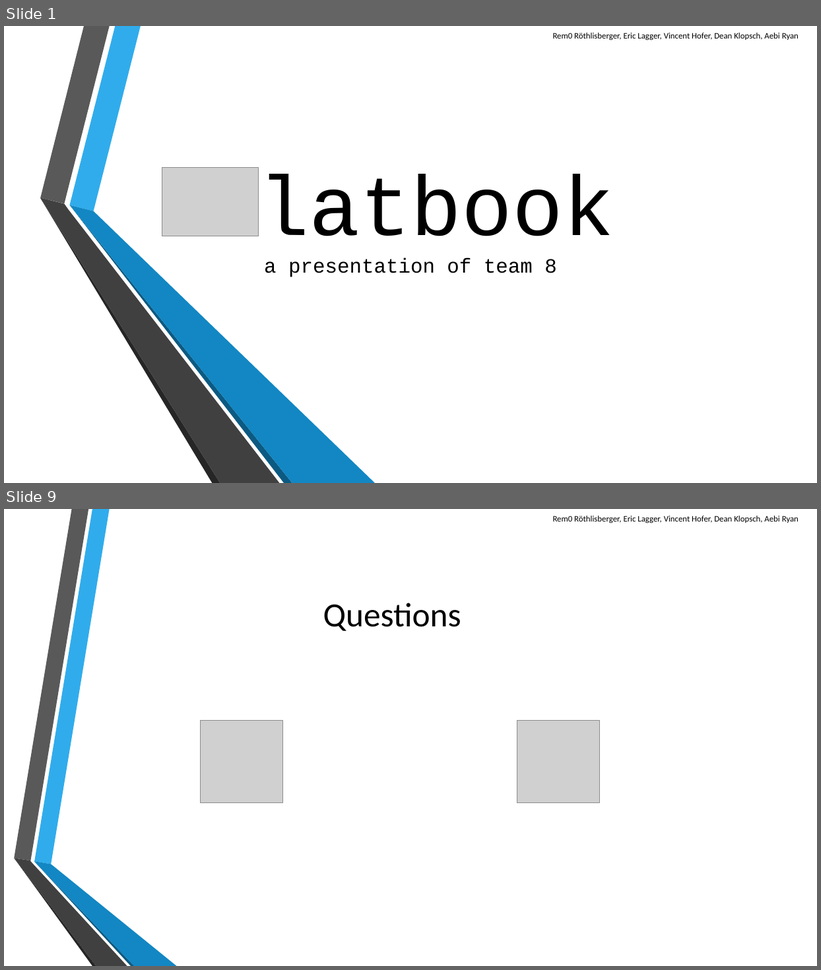
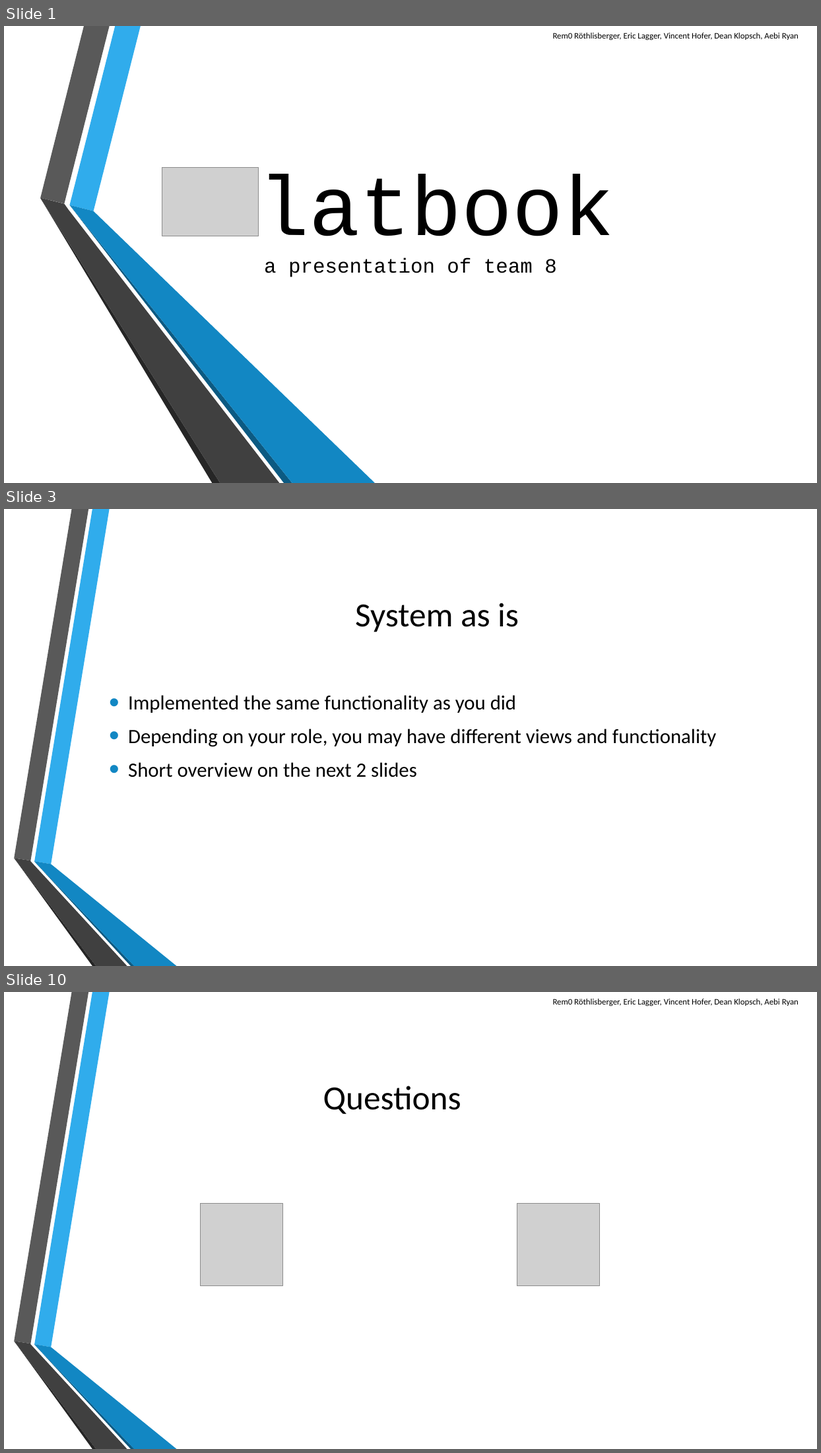
Before and after one commit to scg-unibe-ch/ese2016-team8, a slide deck: baseProject/presentation/Presentation-Team8.pptx. Shown one above the other, each under a label of ours: slides 1 and 9 before the commit, slides 1, 3 and 10 after it; the slides between them are not shown. The pictures are 821x970 and 821x1453 pixels, drawn with LibreOffice and Linux fonts; fonts in the diff are those of the drawing; grey boxes stand for pictures; background and template pictures are left out. Boxes give left, top, right and bottom in pixels: in the first picture for what was removed or moved away, otherwise in the second. Text is boxed around its words. In the diff, an @@ line names an element or a change of style, - is before the commit and + after.

```diff
--- a/baseProject/presentation/Presentation-Team8.pptx
+++ b/baseProject/presentation/Presentation-Team8.pptx
@@ slide 3 added at [4,509,817,966], background picture (left out); not listed: 6 template elements that a slide beside it also shows @@
@@ title added at [355,603,519,632], 40 pt, text #000000 @@
+System as is
@@ text added at [128,695,716,778], 24 pt, text #000000 @@
+• Implemented the same functionality as you did
+• Depending on your role, you may have different views and functionality
+• Short overview on the next 2 slides
@@ what was slide 9 is now slide 10 @@
```
Also in this commit, not shown: 6 slides changed, 1 other slide added, 1 slide removed, 6 other files.
